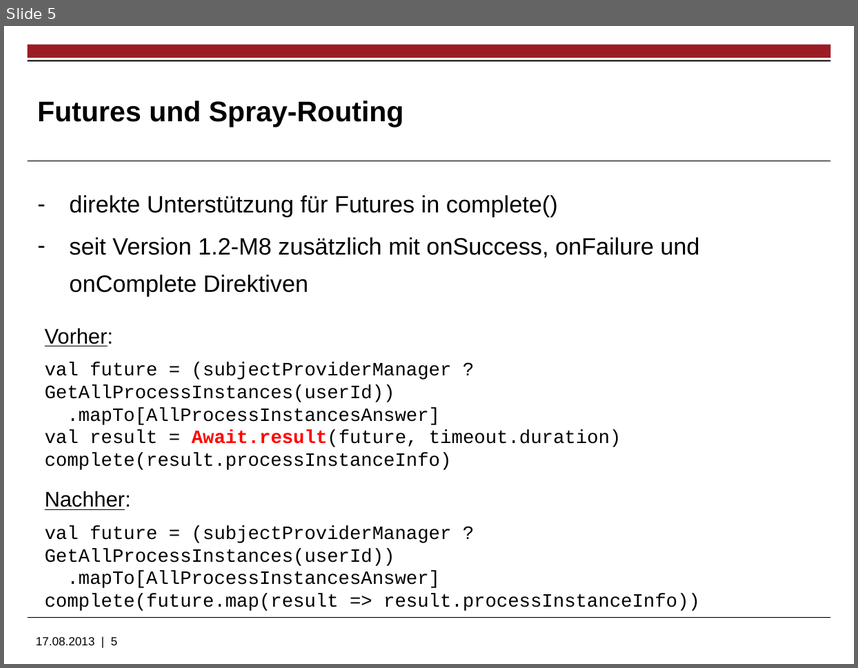
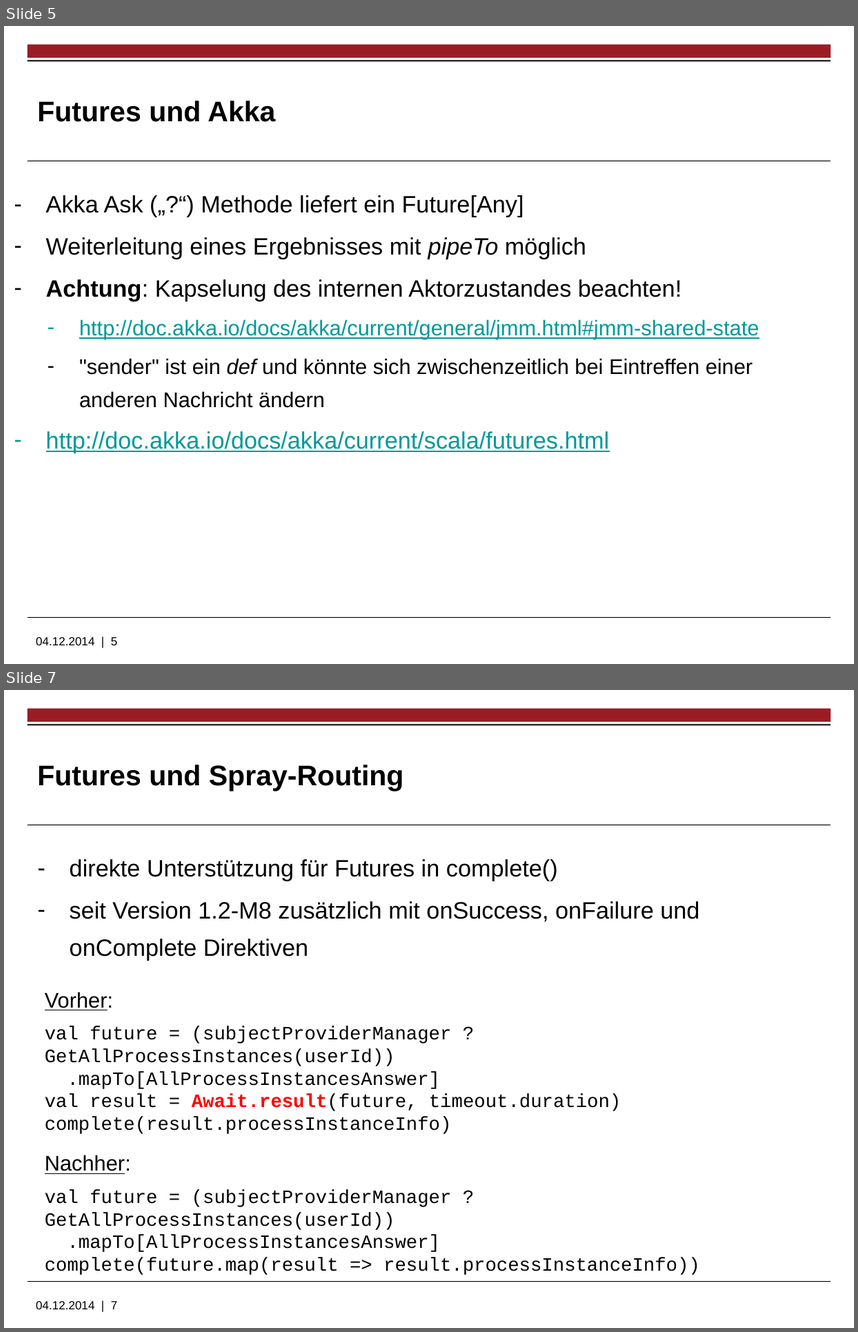
Before and after one commit to LittleCherry722/ServiceHost, a slide deck: Praesentationen/Futures und Routing.pptx. Shown one above the other, each under a label of ours: slide 5 before the commit, slides 5 and 7 after it; the slides between them are not shown. The pictures are 858x668 and 858x1332 pixels, drawn with LibreOffice and Linux fonts; fonts in the diff are those of the drawing; background and template pictures are left out. Boxes give left, top, right and bottom in pixels: in the first picture for what was removed or moved away, otherwise in the second. Text is boxed around its words. In the diff, an @@ line names an element or a change of style, - is before the commit and + after.

Commit message:
Update Future slides

```diff
--- a/Praesentationen/Futures und Routing.pptx
+++ b/Praesentationen/Futures und Routing.pptx
@@ slide 5 added at <box>4,26,854,664</box>, background #FFFFFF; not listed: 5 template elements that a slide beside it also shows @@
@@ title added at <box>37,101,275,122</box>, 24 pt, text #000000, bold @@
+Futures und Akka
@@ text added at <box>46,195,759,452</box>, 20 pt, text #000000 @@
+– Akka Ask („?“) Methode liefert ein Future[Any]
+– Weiterleitung eines Ergebnisses mit pipeTo möglich
+– Achtung: Kapselung des internen Aktorzustandes beachten!
+    – http://doc.akka.io/docs/akka/current/general/jmm.html#jmm-shared-state
+    – "sender" ist ein def und könnte sich zwischenzeitlich bei Eintreffen einer anderen Nachricht ändern
+  – http://doc.akka.io/docs/akka/current/scala/futures.html
@@ what was slide 5 is now slide 7 @@
@@ text at <box>36,1301,118,1309</box>: text changed @@
-17.08.2013 | 5
+04.12.2014 | 7
```
Also in this commit, not shown: 4 slides changed, 1 other slide added, 1 other file.
